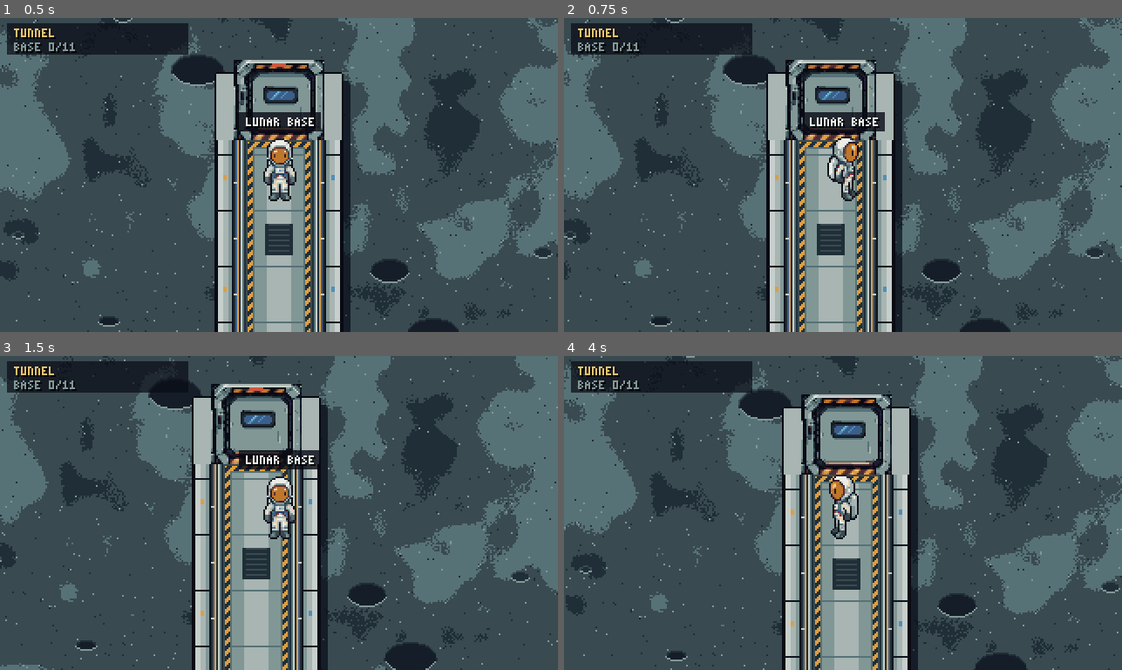
Above: before the commit, frames 1-4 (two rows, left to right).
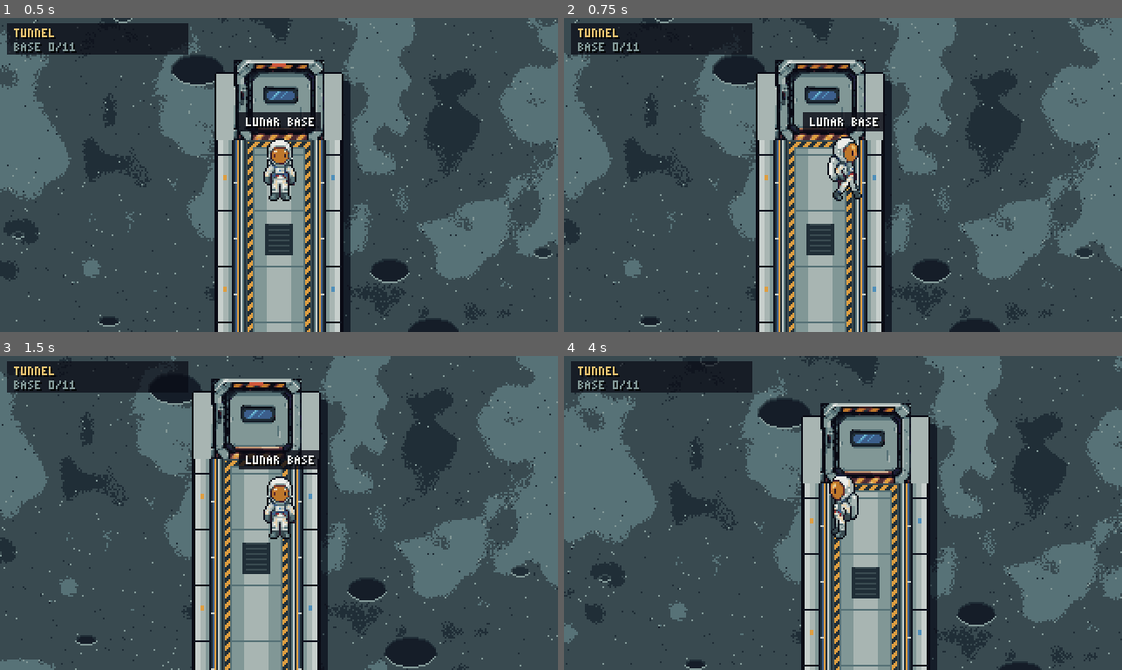
Above: after the commit, the same moments.

Repository: HattoriLoL/Artemis-Adventure
Game: Godot game, scene res://cenas/mapa.tscn
Same seed, same stepped clock (60 frames per second), same inputs: the game is played once before the commit and once after it.
Inputs (mouse positions are in pixels of both pictures, inside the frame that each line leads up to):
- Up to frame 1 (0.5 s): no input
- Up to frame 2 (0.75 s): tap Enter (ui_accept) at 0.5 s; move the mouse to (965, 159) at 0.52 s; hold D (direita) from 0.53 s (still down); hold Shift (andar) from 0.53 s (still down); click (965, 159) at 0.67 s
- Up to frame 3 (1.5 s): tap Enter (ui_accept) at 0.77, 1.25 s; move the mouse to (167, 528) at 1.27 s; release D (direita) at 1.28 s; release Shift (andar) at 1.28 s; hold S (baixo) from 1.28 s (still down); tap Shift (andar) at 1.35 s
- Up to frame 4 (4 s): tap Enter (ui_accept) at 1.52, 2.75, 3.02, 3.77 s; move the mouse to (898, 443) at 2.02 s; release S (baixo) at 2.03 s; hold D (direita) 2.03-2.78 s; hold E (usar) 2.03-2.78 s; tap Shift (andar) at 2.3, 3.05 s; move the mouse to (815, 575) at 2.77 s; hold W (cima) 2.78-3.53 s; tap X at 2.85 s; click (815, 575) at 2.92 s; move the mouse to (1010, 560) at 3.52 s; hold A (esquerda) from 3.53 s (still down); hold Shift (andar) from 3.53 s (still down); tap J at 3.6 s

Frame 1 is identical in both runs. In frame 2, 30% of the frame differs, in the area x 0-100%, y 0-100%; in frame 3, 13%; in frame 4, 42%.

Commit message:
Permite correr ao segurar Shift com aceleracao e escala de passos

Diff:
--- a/jogo/scripts/jogador_topo.gd
+++ b/jogo/scripts/jogador_topo.gd
@@ -3,9 +3,9 @@
 ## (baixo, cima, esquerda, direita). Origem do nó = pés (os quadros de 48x48 têm os pés na linha 46).
 ## Na Lua, levanta um pouco de poeira ao andar. Modo demonstração: anda até `bot_alvo` (a próxima tarefa).
 
-const VEL := 72.0
-const VEL_ANDAR := 40.0
-const ACEL := 700.0
+const VEL_ANDAR := 70.0
+const VEL_CORRER := 115.0
+const ACEL := 850.0
 
 var frames_res := ""
 var poeira_cores: Array = []
@@ -98,7 +98,8 @@
 
 func _physics_process(delta: float) -> void:
 	var ent := Vector2.ZERO if t_usar > 0.0 else _entrada(delta)
-	var vmax := (VEL_ANDAR if (not demo and Input.is_action_pressed("andar")) else VEL) * mult_vel
+	var correndo := not demo and (Input.is_action_pressed("correr") or Input.is_action_pressed("andar"))
+	var vmax := (VEL_CORRER if correndo else VEL_ANDAR) * mult_vel
 	velocity = velocity.move_toward(ent * vmax, ACEL * mult_vel * delta)
 	move_and_slide()
 	t_usar = max(0.0, t_usar - delta)
@@ -112,8 +113,9 @@
 	var anim := ("walk_" if velocity.length() > 8.0 else "idle_") + dir
 	if spr.animation != anim:
 		spr.play(anim)
+	spr.speed_scale = 1.4 if (correndo and velocity.length() > 8.0) else 1.0
 	if com_poeira and velocity.length() > 8.0:
 		t_passo -= delta
 		if t_passo <= 0.0:
-			t_passo = 0.32
+			t_passo = 0.20 if correndo else 0.32
 			poeira.restart()
